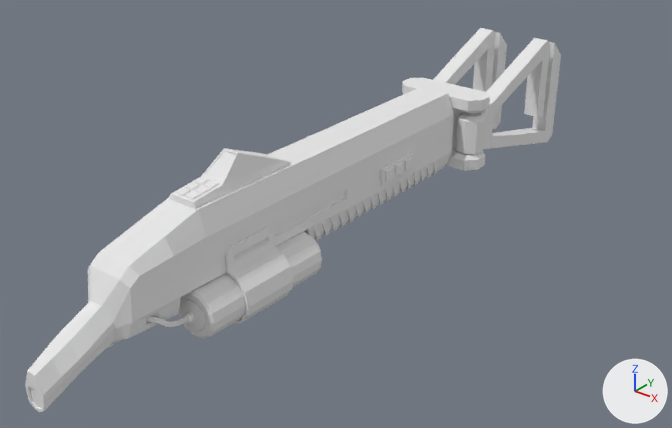
The FBX model data/Models/Weapons/Aero/aero.fbx, before and after one commit.
Both versions are drawn from a 50 mm camera at (0.719, -0.834, 0.52) aimed at (0.007, 0.056, -0.031). Every picture has the same lights, and +X, +Y and +Z are marked at lower right. Where no turn or scale is listed for an object, it has been applied to the vertices.

In view in the first picture: '00', '00.001', 'BezierCurve'.
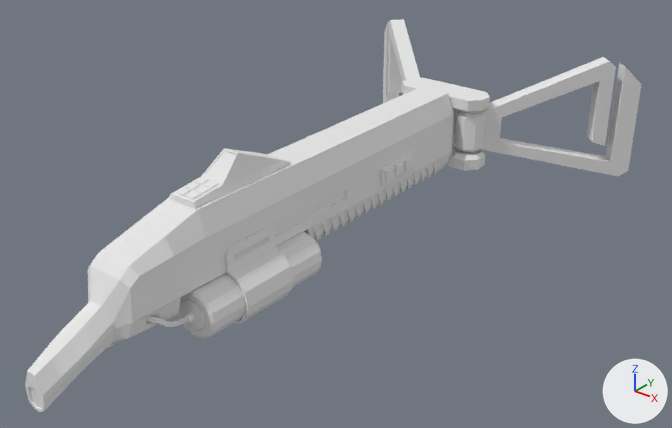
The newer file is also turned or shifted as a whole; pictures and numbers use the older file's frame.

Boxes [x1, y1, x2, y2] around the edits, measured in the pictures (672 x 428 px):
'0', added
    after: [455, 57, 642, 176]
    faces in mat_material_006 (white #e7e7e7): [481, 57, 642, 176]
    faces in mat_material_004 (white #e7e7e7): [455, 111, 484, 153]
'00.001', deleted
    before: [456, 38, 561, 155]
    faces in mat_material_006 (white #e7e7e7): [481, 38, 561, 149]
    faces in mat_material_004 (white #e7e7e7): [456, 112, 485, 155]
'00', mesh turned
    before: [433, 28, 507, 129]
    after: [383, 19, 420, 103]

Patch to the scene script:
```diff
--- a/data/Models/Weapons/Aero/aero.fbx.py
+++ b/data/Models/Weapons/Aero/aero.fbx.py
@@ me_00 @@
 me_00.from_pydata(...)  # 60 vertices, 50 faces; spans x -0.071..-0.027, y 0.309..0.588, z -0.071..0.116
 # used by ob_00; location = (0.0, 0.0, 0.0)
+# me_00 part 1: the whole mesh is turned 45 degrees about the z axis through its middle, then moved by (-0.081, -0.035, 0.006)
 me_00.materials.append(mat_material_004)
@@ me_0 @@
+me_0.from_pydata(...)  # 60 vertices, 50 faces; spans x 0.029..0.24, y 0.306..0.519, z 0.01..0.197
+# faces by material slot: [26, 24]
+me_0.materials.append(mat_material_004)  # white #e7e7e7
+me_0.materials.append(mat_material_006)  # white #e7e7e7
@@ ob_00_001 @@
-ob_00_001 = bpy.data.objects.new('00.001', me_00_001)
-ob_00_001.location = (0.0, 0.0, 0.0)
@@ ob_0 @@
+ob_0 = bpy.data.objects.new('0', me_0)
+ob_0.location = (-0.004, 0.002, -0.076)
```
